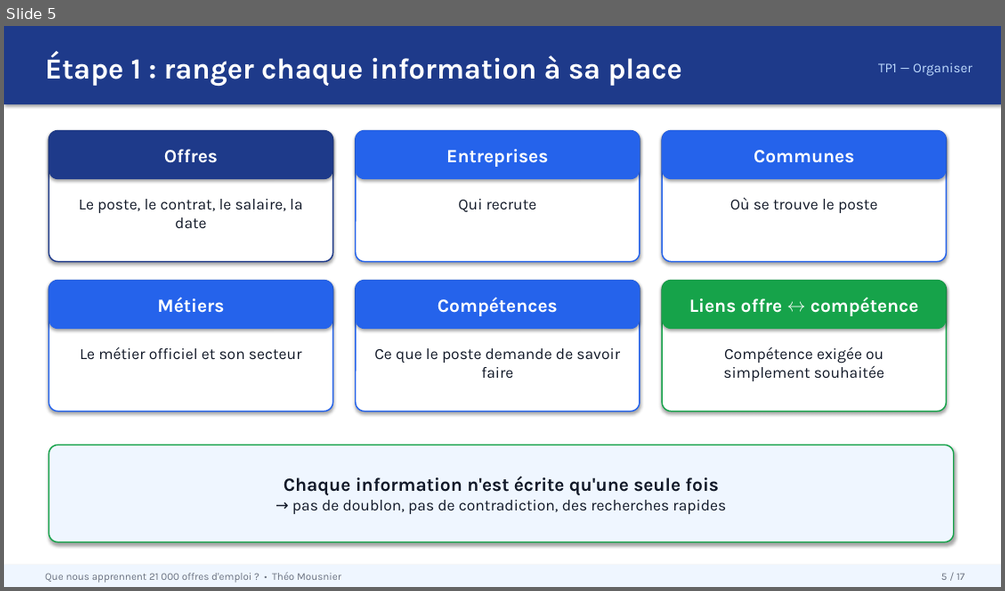
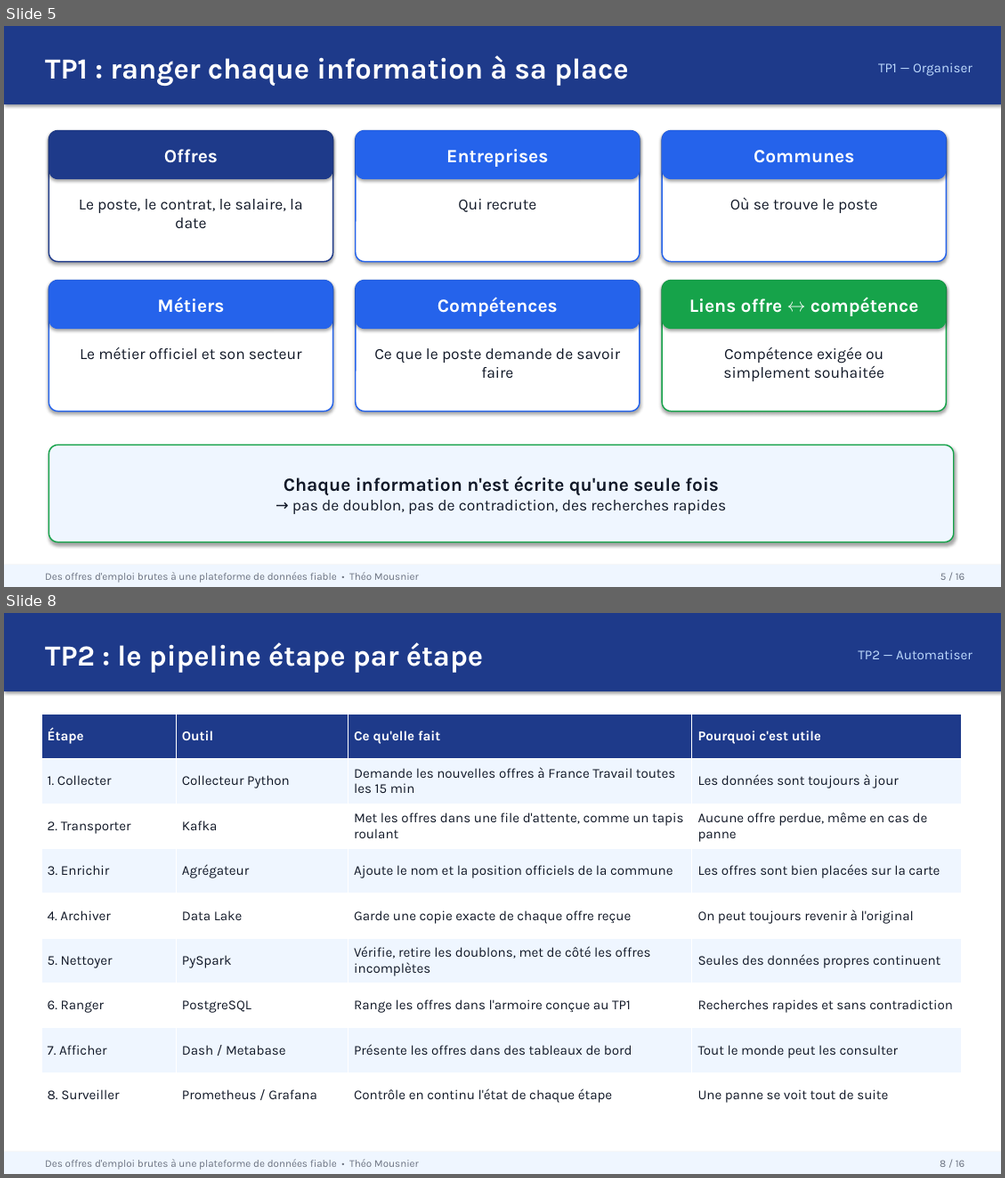
Before and after one commit to ArashiNilou/TP_Cours_Audit_Cartographie_SQL, a slide deck: docs/presentation/project-presentation.pptx. Shown one above the other, each under a label of ours: slide 5 before the commit, slides 5 and 8 after it; the slides between them are not shown. The pictures are 1005x591 and 1005x1178 pixels, drawn with LibreOffice and Linux fonts; fonts in the diff are those of the drawing. Boxes give left, top, right and bottom in pixels: in the first picture for what was removed or moved away, otherwise in the second. Text is boxed around its words. In the diff, an @@ line names an element or a change of style, - is before the commit and + after.

```diff
--- a/docs/presentation/project-presentation.pptx
+++ b/docs/presentation/project-presentation.pptx
@@ slide 8 added at box(4, 613, 1001, 1174), background #FFFFFF @@
@@ rectangle added at box(4, 613, 1001, 691), fill #1E3A8A @@
@@ text added at box(45, 642, 483, 673), 28 pt, text #FFFFFF, bold @@
+TP2 : le pipeline étape par étape
@@ text added at box(858, 649, 972, 659), 13 pt, text #BFDBFE @@
+TP2 — Automatiser
@@ table added at box(41, 714, 961, 1118), 9 rows, 4 columns @@
+Étape | Outil | Ce qu'elle fait | Pourquoi c'est utile
+1. Collecter | Collecteur Python | Demande les nouvelles offres à France Travail toutes les 15 min | Les données sont toujours à jour
+2. Transporter | Kafka | Met les offres dans une file d'attente, comme un tapis roulant | Aucune offre perdue, même en cas de panne
+3. Enrichir | Agrégateur | Ajoute le nom et la position officiels de la commune | Les offres sont bien placées sur la carte
+4. Archiver | Data Lake | Garde une copie exacte de chaque offre reçue | On peut toujours revenir à l'original
+5. Nettoyer | PySpark | Vérifie, retire les doublons, met de côté les offres incomplètes | Seules des données propres continuent
+6. Ranger | PostgreSQL | Range les offres dans l'armoire conçue au TP1 | Recherches rapides et sans contradiction
+7. Afficher | Dash / Metabase | Présente les offres dans des tableaux de bord | Tout le monde peut les consulter
+8. Surveiller | Prometheus / Grafana | Contrôle en continu l'état de chaque étape | Une panne se voit tout de suite
@@ rectangle added at box(4, 1151, 1001, 1174), fill #EFF6FF @@
@@ text added at box(45, 1159, 419, 1169), 10 pt, text #6B7280 @@
+Des offres d'emploi brutes à une plateforme de données fiable • Théo Mousnier
@@ text added at box(939, 1159, 965, 1167), 10 pt, text #6B7280 @@
+8 / 16
@@ slide 5 changed as well @@
@@ text at box(45, 55, 628, 86): text changed @@
-Étape 1 : ranger chaque information à sa place
+TP1 : ranger chaque information à sa place
@@ text at box(45, 572, 419, 582): text changed @@
-Que nous apprennent 21 000 offres d'emploi ? • Théo Mousnier
+Des offres d'emploi brutes à une plateforme de données fiable • Théo Mousnier
@@ text at box(940, 572, 965, 580): text changed @@
-5 / 17
+5 / 16
```
Also in this commit, not shown: 9 other slides changed, 5 other slides added, 7 slides removed.
